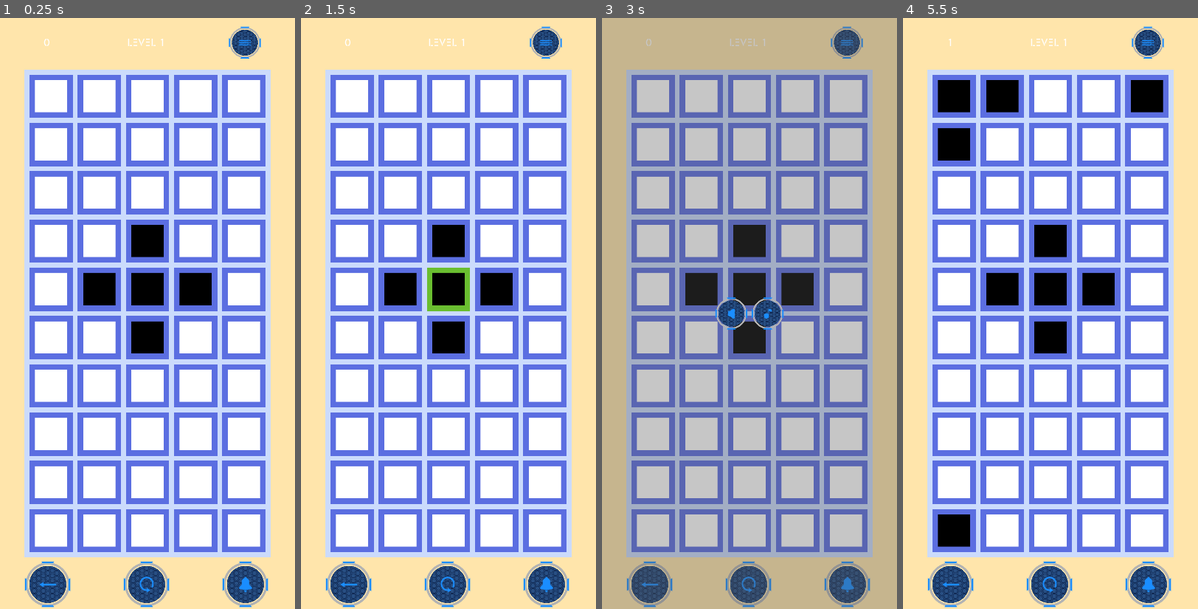
Above: before the commit, frames 1-4 (left to right).
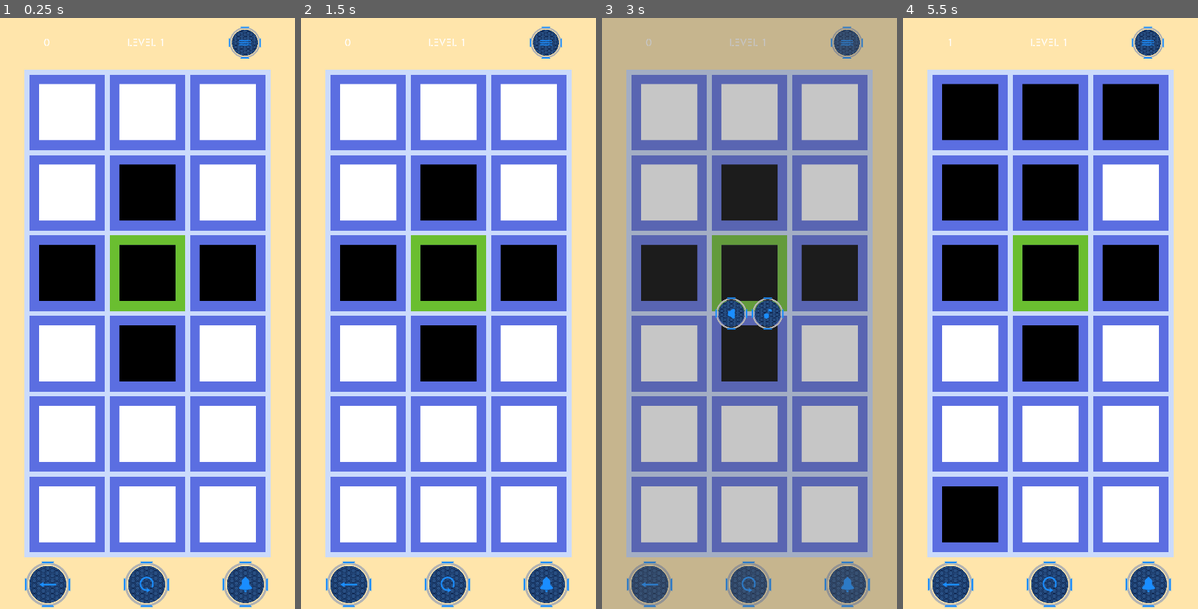
Above: after the commit, the same moments.

Repository: sisipun/SleepyCity
Game: Godot game, scene res://Game/Level/Level.tscn
Same seed, same stepped clock (60 frames per second), same inputs: the game is played once before the commit and once after it.
Inputs (mouse positions are in pixels of both pictures, inside the frame that each line leads up to):
- Up to frame 1 (0.25 s): no input
- Up to frame 2 (1.5 s): click (545, 585) at 0.5 s; click (545, 585) at 1.25 s
- Up to frame 3 (3 s): click (846, 585) at 2 s; click (846, 41) at 2.75 s
- Up to frame 4 (5.5 s): click (950, 585) at 3.5 s; click (1050, 585) at 4.25 s; tap Enter at 5 s; move the mouse to (953, 94) at 5.02 s; click (953, 94) at 5.17 s

The runs differ from the first frame. In frame 1, 41% of the frame differs, in the area x 10-90%, y 9-91%; in frame 2, 41%; in frame 3, 40%; in frame 4, 43%.

Commit message:
Tutorial level

Diff:
--- a/Game/Common/LevelGenerator.gd
+++ b/Game/Common/LevelGenerator.gd
@@ -14,42 +14,28 @@
 	var height = width * 2
 	var solution_size: int = (randi() % 3) + min(max(round(0.2 * complexity * complexity), 3), 20) - 1
 
+	var level: Storage.LevelInfo
 	if (level_type == Storage.LevelType.DARK):
 		var generated: GeneratedLevel = _generate_level(width, width * 2, solution_size)
-		return Storage.LevelInfo.new(
+		level = Storage.LevelInfo.new(
 			width,
 			height,
+			level_type,
 			[],
 			generated.solution,
 			generated.cells
 		)
 	elif (level_type == Storage.LevelType.LIGHT):
 		var generated: GeneratedLevel = _generate_level(width, width * 2, solution_size)
-		return Storage.LevelInfo.new(
+		level = Storage.LevelInfo.new(
 			width,
 			height,
+			level_type,
 			generated.cells,
 			generated.solution,
 			[]
 		)
-	else:
-		var light_count = floor(solution_size / 2)
-		var generated_light: GeneratedLevel = _generate_level(width, width * 2, light_count)
-		var generated_dark: GeneratedLevel = _generate_level(width, width * 2, light_count)
-		var solution = generated_light.solution
-		for dark_solution in generated_dark.solution:
-			if dark_solution in solution:
-				solution.erase(dark_solution)
-			else:
-				solution.push_back(dark_solution)
-
-		return Storage.LevelInfo.new(
-			width,
-			height,
-			generated_light.cells,
-			solution,
-			generated_dark.cells
-		)
+	return level
 
 static func _generate_level(width: int, height: int, solution_size: int) -> GeneratedLevel:
 	randomize()
--- a/Game/Common/Storage.gd
+++ b/Game/Common/Storage.gd
@@ -60,7 +60,7 @@
 		)
 
 
-enum LevelType { LIGHT = 0, DARK = 1, MIXED = 2 }
+enum LevelType { DARK = 0, LIGHT = 1 }
 
 class LevelInfo:
 	var width: int
@@ -69,19 +69,24 @@
 	var targets: Array
 	var solution: Array
 	var initial: Array
+	var tutorial: bool
 
 	func _init(
 			width: int,
 			height: int,
+			type: int,
 			targets: Array,
 			solution: Array,
-			initial: Array
+			initial: Array,
+			tutorial: bool = false
 		) -> void:
 		self.width = width
 		self.height = height
+		self.type = type
 		self.targets = targets
 		self.solution = solution
 		self.initial = initial
+		self.tutorial = tutorial
 
 	func to_dict() -> Dictionary:
 		var dict_targets: Array = []
@@ -96,9 +101,11 @@
 		return {
 			"width" : width,
 			"height" : height,
+			"type": type,
 			"targets" : dict_targets,
 			"solution": dict_solution,
-			"initial": dict_initial
+			"initial": dict_initial,
+			"tutorial": tutorial
 		}
 
 
@@ -118,32 +125,58 @@
 		return LevelInfo.new(
 			dict["width"],
 			dict["height"],
+			dict["type"],
 			targets,
 			solution,
-			initial
+			initial,
+			dict["tutorial"]
 		)
 
 var _game: GameInfo = GameInfo.new({
 	0: LevelInfo.new(
-		5,
-		10,
-		[
-		],
-		[
-			Vector2(2,4)
-		],
-		[
+		3,
+		6,
+		LevelType.DARK,
+		[
+		],
+		[
+			Vector2(1,2)
+		],
+		[
+			Vector2(0,2),
+			Vector2(1,1),
+			Vector2(1,2),
+			Vector2(1,3),
+			Vector2(2,2)
+		],
+		true
+	),
+	1: LevelInfo.new(
+		3,
+		6,
+		LevelType.DARK,
+		[
+		],
+		[
+			Vector2(1,1),
+			Vector2(1,3)
+		],
+		[
+			Vector2(0,1),
+			Vector2(0,3),
+			Vector2(1,0),
+			Vector2(1,1),
+			Vector2(1,3),
 			Vector2(1,4),
+			Vector2(2,1),
 			Vector2(2,3),
-			Vector2(2,4),
-			Vector2(2,5),
-			Vector2(3,4)
-		]
-	)
+		],
+		true
+	),
 })
 var _save_path: String = "user://saves/"
 var _save_file: String = "levels1.0.json"
-var _current_version: String = "1"
+var _current_version: String = "2"
 
 
 func _ready() -> void:
@@ -201,7 +234,7 @@
 		return _game.generated_level
 
 	randomize()
-	var levelType = randi() % (LevelType.MIXED + 1)
+	var levelType = randi() % (LevelType.LIGHT + 1)
 	_game.generated_level = _game.preset_levels[_game.generated_count] if _game.preset_levels.has(_game.generated_count) else LevelGenerator.generate_level(_game.generated_count, levelType)
 	save()
 	return _game.generated_level
--- a/Game/Level/Cell.gd
+++ b/Game/Level/Cell.gd
@@ -2,29 +2,22 @@
 class_name Cell
 
 
-enum Effect { TARGET, TIP }
 signal clicked(cell)
 
 
 var _alive: bool = false
-var _effects: Array = []
 var _coord_x: int = 0
 var _coord_y: int = 0
 
 
 func _ready() -> void:
 	$Sprite.play()
-	$EffectSprite.play()
-
-
-func _on_effect_animation_finished() -> void:
-	if $EffectSprite.animation == "tip":
-		_effects.erase(Effect.TIP)
-	$EffectSprite.animation = "target" if Effect.TARGET in _effects else "default"
+	$Border.play()
 
 
 func _on_input_event(viewport: Node, event: InputEvent, shape_idx: int) -> void:
 	if event is InputEventScreenTouch and event.is_pressed():
+		stop_tip_effect()
 		emit_signal("clicked", self)
 
 
@@ -43,25 +36,45 @@
 	$Collision.shape.extents = Vector2(size.x / 2, size.y / 2)
 	$Sprite.scale = Vector2(size.x / sprite_size.x, size.y / sprite_size.y)
 	$Sprite.frame = $Sprite.frames.get_frame_count($Sprite.animation) - 1
-	$EffectSprite.scale = Vector2(size.x / sprite_size.x, size.y / sprite_size.y)
+	$Border.scale = Vector2(size.x / sprite_size.x, size.y / sprite_size.y)
+	$Target.scale = Vector2(size.x / sprite_size.x, size.y / sprite_size.y)
+	$Tip.scale = Vector2(size.x / sprite_size.x, size.y / sprite_size.y)
 	return self
 
 
 func play_target_effect() -> bool:
-	if Effect.TARGET in _effects:
+	if $Target.is_playing():
 		return false
 
-	_effects.push_back(Effect.TARGET)
-	$EffectSprite.animation = "target"
+	$Target.play()
+	$Target.show()
+	return true
+
+
+func stop_target_effect() -> bool:
+	if not $Target.is_playing():
+		return false
+
+	$Target.stop()
+	$Target.hide()
 	return true
 
 
 func play_tip_effect() -> bool:
-	if Effect.TIP in _effects:
+	if $Tip.is_playing():
 		return false
 
-	_effects.push_back(Effect.TIP)
-	$EffectSprite.animation = "tip"
+	$Tip.play()
+	$Tip.show()
+	return true
+
+
+func stop_tip_effect() -> bool:
+	if not $Tip.is_playing():
+		return false
+
+	$Tip.stop()
+	$Tip.hide()
 	return true
 
 
--- a/Game/Level/Cell.tscn
+++ b/Game/Level/Cell.tscn
@@ -159,15 +159,21 @@
 "loop": false,
 "name": "default",
 "speed": 5.0
-}, {
+} ]
+
+[sub_resource type="SpriteFrames" id=30]
+animations = [ {
 "frames": [ ExtResource( 6 ) ],
 "loop": false,
-"name": "target",
+"name": "default",
 "speed": 5.0
-}, {
+} ]
+
+[sub_resource type="SpriteFrames" id=31]
+animations = [ {
 "frames": [ ExtResource( 5 ) ],
 "loop": false,
-"name": "tip",
+"name": "default",
 "speed": 5.0
 } ]
 
@@ -185,8 +191,15 @@
 frames = SubResource( 28 )
 animation = "dead"
 
-[node name="EffectSprite" type="AnimatedSprite" parent="."]
+[node name="Border" type="AnimatedSprite" parent="."]
 z_index = -2
 frames = SubResource( 29 )
+
+[node name="Target" type="AnimatedSprite" parent="."]
+visible = false
+frames = SubResource( 30 )
+
+[node name="Tip" type="AnimatedSprite" parent="."]
+visible = false
+frames = SubResource( 31 )
 [connection signal="input_event" from="." to="." method="_on_input_event"]
-[connection signal="animation_finished" from="EffectSprite" to="." method="_on_effect_animation_finished"]
--- a/Game/Level/LevelArea.gd
+++ b/Game/Level/LevelArea.gd
@@ -11,10 +11,12 @@
 var _level: LevelMap
 var _cells: Array
 var _took_tip: = false
+var _tutorial: = false
 
 
 func set_level(info: Storage.LevelInfo):
 	_level = LevelMap.new(info)
+	_tutorial = info.tutorial
 	position.y += OS.get_window_safe_area().position.y
 
 	var cell_scene: = load("res://Game/Level/Cell.tscn")
@@ -65,6 +67,9 @@
 			add_child(cell)
 	update_cells()
 
+	if _tutorial:
+		show_tip()
+
 
 func _on_cell_clicked(cell: Cell) -> void:
 	var coordinates = cell.get_coordinates()
@@ -79,13 +84,12 @@
 	if _level.is_complete():
 		$Sound/LevelCompleteSound.play()
 		emit_signal("completed", _level.steps_count(), _took_tip)
+	elif _tutorial:
+		show_tip()
 
 
 func _on_tip() -> void:
-	var tip: Vector2 = _level.solution()
-	var cell: Cell = _cells[tip.x][tip.y]
-	if cell.play_tip_effect():
-		update_cells()
+	if show_tip():
 		_took_tip = true
 		Storage.decriment_tip()
 
@@ -105,3 +109,9 @@
 	for i in range(_level.width()):
 		for j in range(_level.height()):
 			_cells[i][j].set_alive(_level.is_alive(i, j))
+
+
+func show_tip():
+	var tip: Vector2 = _level.solution()
+	var cell: Cell = _cells[tip.x][tip.y]
+	return cell.play_tip_effect()
Not shown: 1 places in Game/Level/Cell.tscn that only renumber resources
